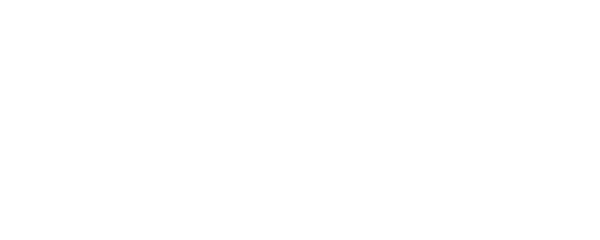
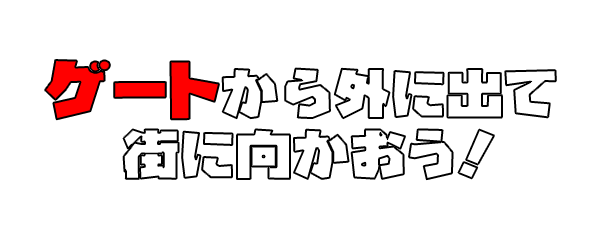
Layered file, before and after one edit (600 x 240). Changes by layer:
showed group "tips6" (2 layers) over <box>45,60,556,180</box>
painted on "ゲートから外に出て" over <box>45,60,556,120</box>
painted on "街に向かおう！" over <box>123,129,494,180</box>
